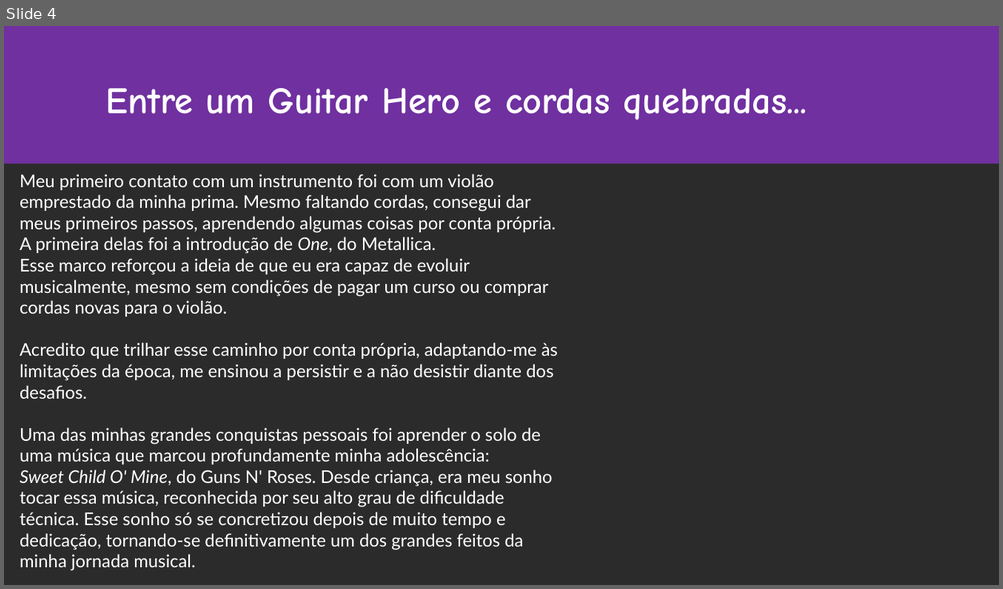
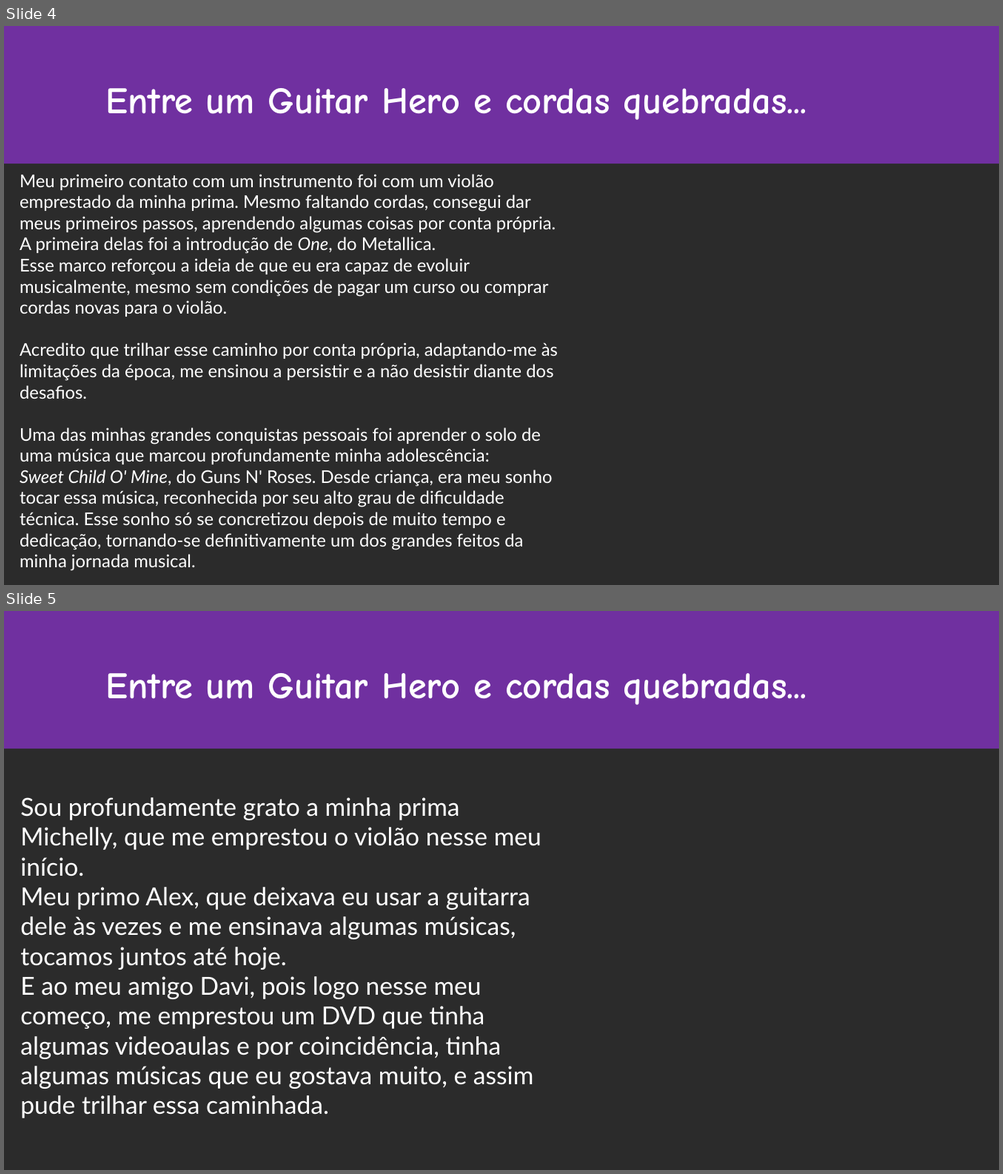
Before and after one commit to GiovanniTorres97/Projeto-Individual-SP-Tech, a slide deck: Apresentação/Apresentação-Projeto-Individual.pptx. Shown one above the other, each under a label of ours: slide 4 before the commit, slides 4 and 5 after it. The pictures are 1003x589 and 1003x1174 pixels, drawn with LibreOffice and Linux fonts; fonts in the diff are those of the drawing; background and template pictures are left out; a plain dark background stands for a picture behind light text. Boxes give left, top, right and bottom in pixels: in the first picture for what was removed or moved away, otherwise in the second. Text is boxed around its words. In the diff, an @@ line names an element or a change of style, - is before the commit and + after.

```diff
--- a/Apresentação/Apresentação-Projeto-Individual.pptx
+++ b/Apresentação/Apresentação-Projeto-Individual.pptx
@@ slide 5 added at (4, 611, 999, 1170), background picture (left out) @@
@@ rectangle added at (4, 611, 999, 749), fill #7030A0 @@
@@ title added at (106, 673, 807, 705), 36 pt, text #FFFFFF, bold @@
+Entre um Guitar Hero e cordas quebradas...
@@ text added at (20, 797, 541, 1119), 24 pt, text #FFFFFF @@
+Sou profundamente grato a minha prima Michelly, que me emprestou o violão nesse meu início.
+Meu primo Alex, que deixava eu usar a guitarra dele às vezes e me ensinava algumas músicas, tocamos juntos até hoje.
+E ao meu amigo Davi, pois logo nesse meu começo, me emprestou um DVD que tinha algumas videoaulas e por coincidência, tinha algumas músicas que eu gostava muito, e assim pude trilhar essa caminhada.
```
Also in this commit, not shown: 1 slide changed.
